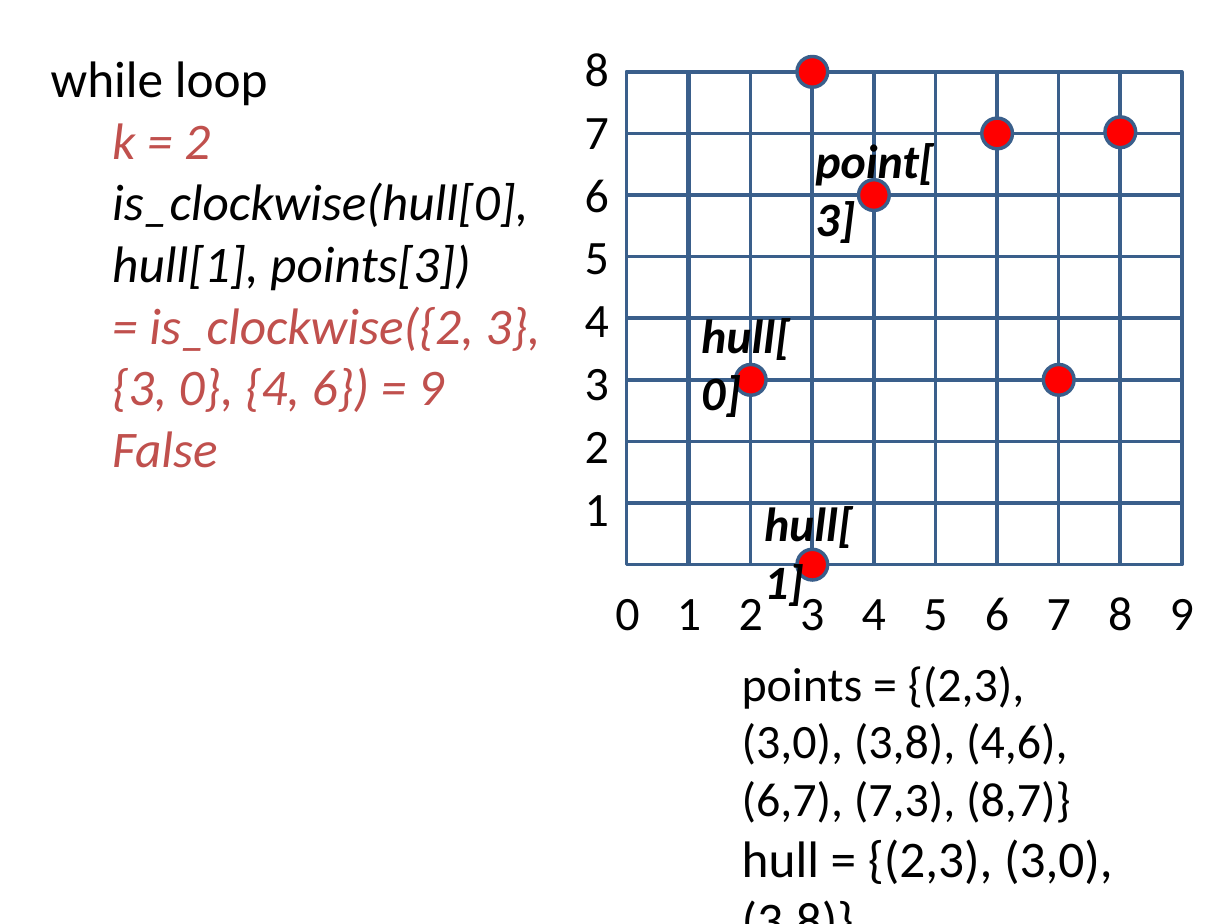
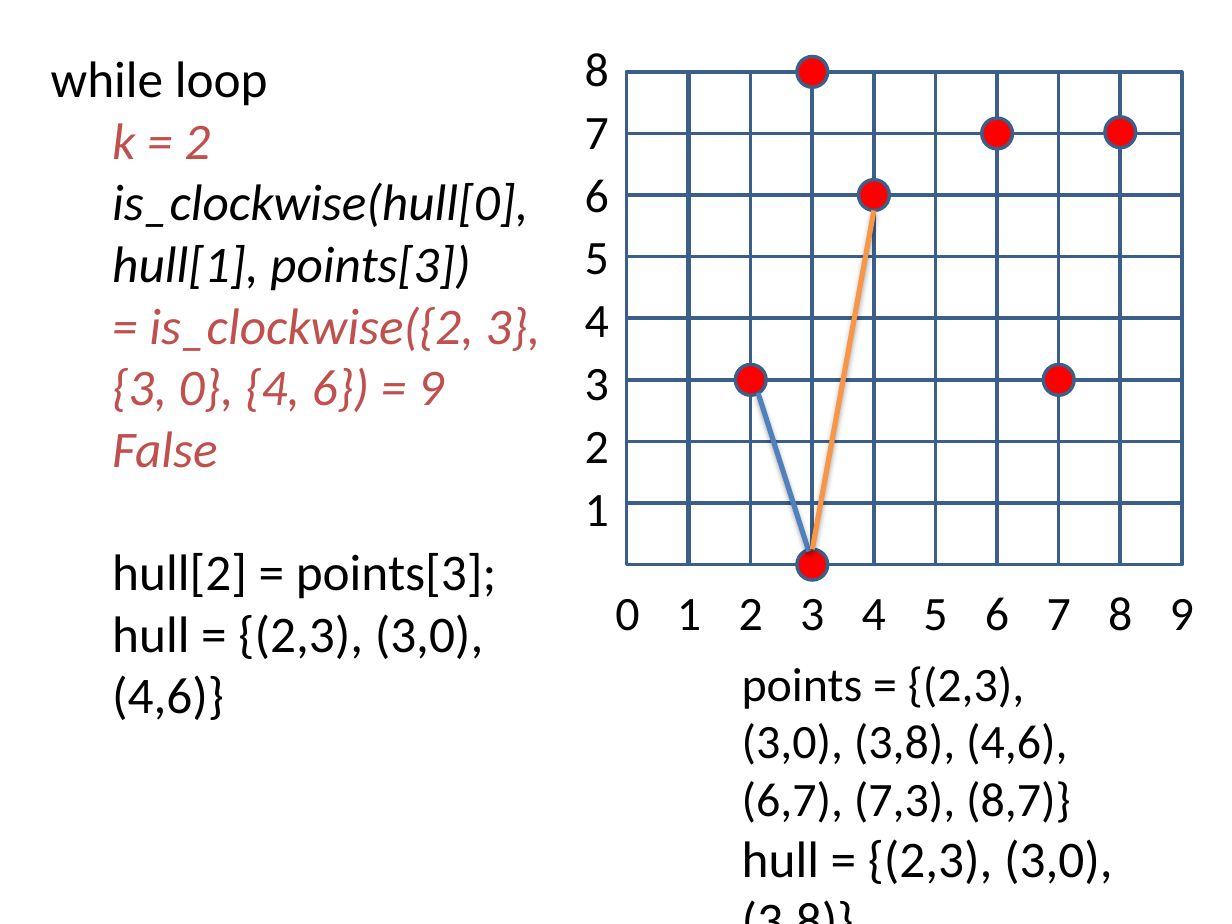
Before and after one commit to arsura/Algorithm, a slide deck: slide 7 of Source Code/Convex Hull/Convex Hull.pptx (slide 6 before the commit). Drawn at 1232x924 pixels with LibreOffice and Linux fonts; fonts in the diff are those of the drawing. Boxes give left, top, right and bottom in pixels: in the first picture for what was removed or moved away, otherwise in the second. Text is boxed around its words. In the diff, an @@ line names an element or a change of style, - is before the commit and + after.

```diff
--- a/Source Code/Convex Hull/Convex Hull.pptx
+++ b/Source Code/Convex Hull/Convex Hull.pptx
@@ text removed at <box>815,138,934,243</box> @@
-point[3]
@@ line added from (812, 549) to (873, 211), #F79646 3 pt @@
@@ text removed at <box>701,312,790,417</box> @@
-hull[0]
@@ line added from (758, 393) to (809, 552), #4F81BD 3 pt @@
@@ text removed at <box>764,501,853,608</box> @@
-hull[1]
@@ text at <box>112,553,497,720</box>: paragraphs added @@
+  hull[2] = points[3];
+  hull = {(2,3), (3,0), (4,6)}
```
Also in this commit, not shown: 4 other slides changed, 5 slides added, 3 other files.
